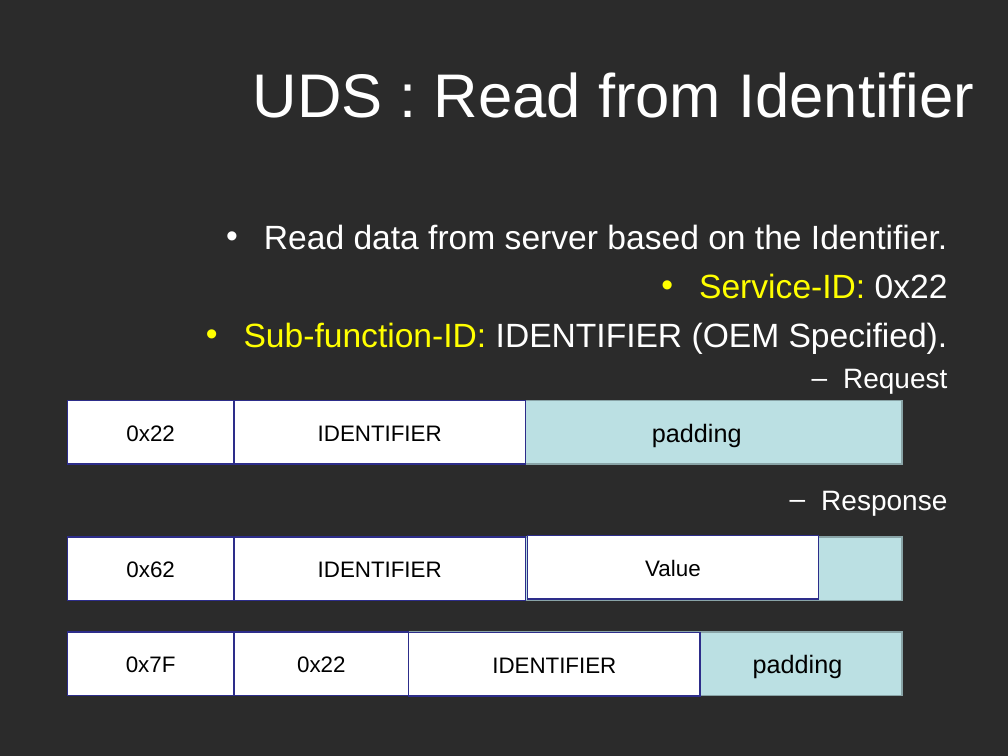
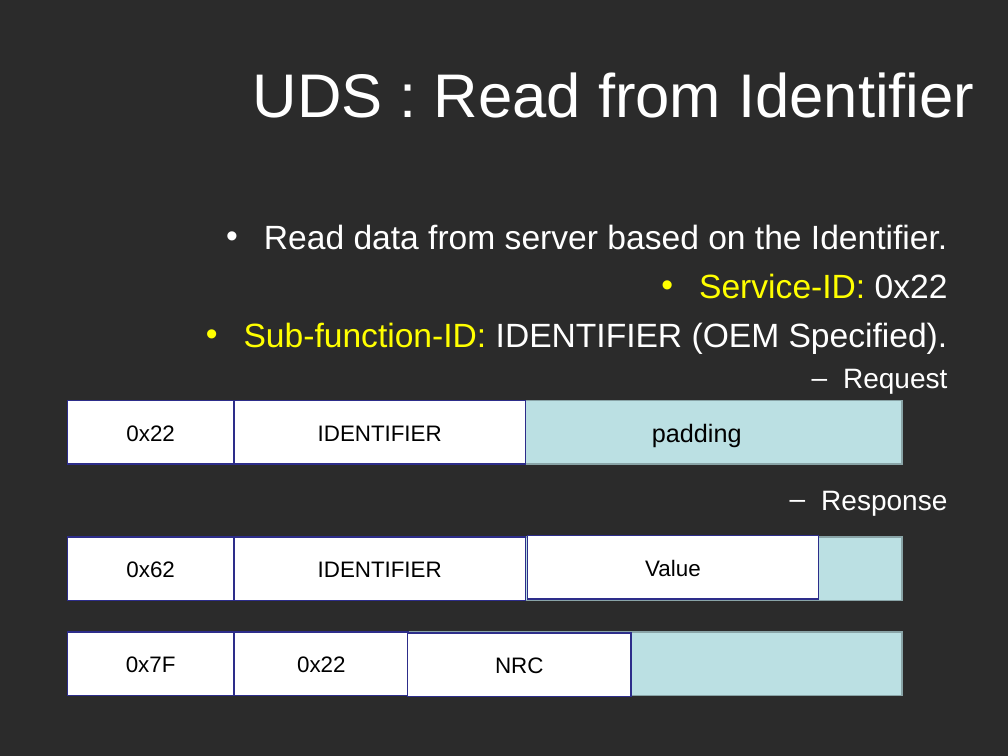
Before and after one commit to Marcelle-Samir/Firmware_Over_The_Air, a slide deck: slide 26 of project Documentation/Second week/Search-UDS.ppt (slide 22 before the commit). Drawn at 1008x756 pixels with LibreOffice and Linux fonts; fonts in the diff are those of the drawing; background and template pictures are left out; a plain dark background stands for a picture behind light text. Boxes give left, top, right and bottom in pixels: in the first picture for what was removed or moved away, otherwise in the second. Text is boxed around its words. In the diff, an @@ line names an element or a change of style, - is before the commit and + after.

```diff
--- a/project Documentation/Second week/Search-UDS.ppt
+++ b/project Documentation/Second week/Search-UDS.ppt
@@ rectangle added at box(407, 633, 630, 697), fill #FFFFFF, outline #2D2D8A 0.99 pt, 16 pt, text #000000 @@
+NRC
@@ rectangle removed at box(408, 632, 700, 696) @@
-IDENTIFIER
@@ text in rectangle at box(753, 654, 843, 679): text removed @@
-padding
```
Also in this commit, not shown: 11 other slides changed, 6 slides added.
